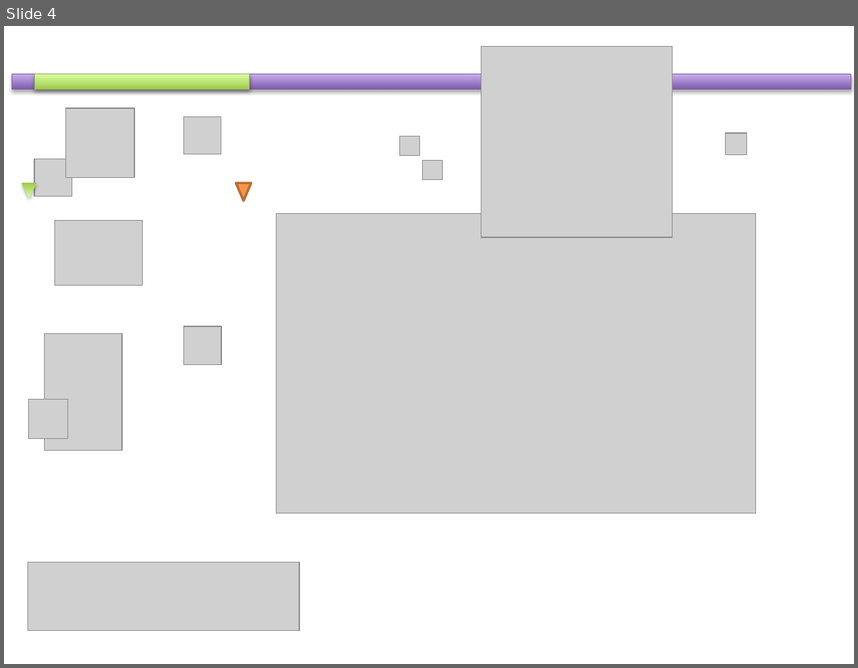
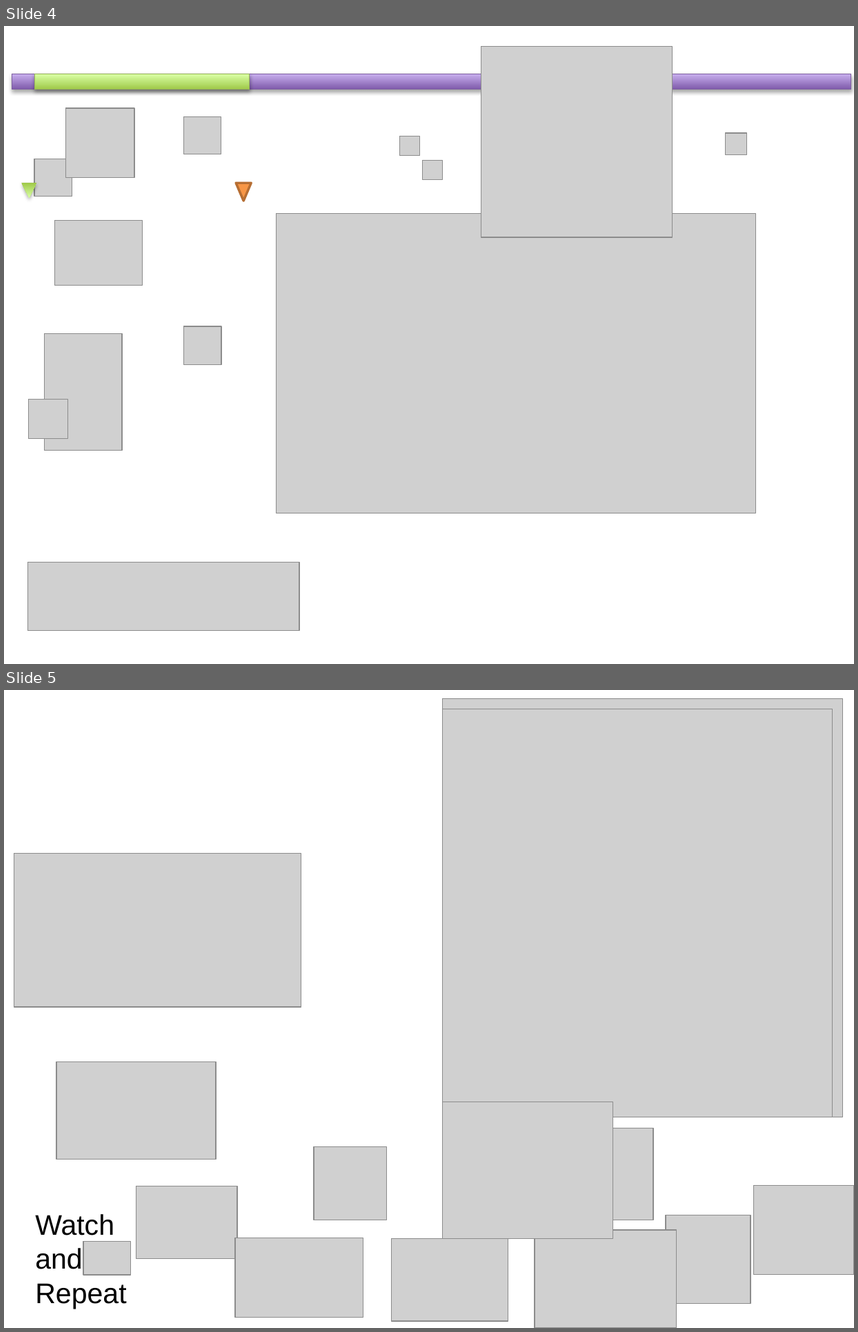
Before and after one commit to etayki/heyDude, a slide deck: GraphicDesign.pptx. Shown one above the other, each under a label of ours: slide 4 before the commit, slides 4 and 5 after it. The pictures are 858x668 and 858x1332 pixels, drawn with LibreOffice and Linux fonts; fonts in the diff are those of the drawing; grey boxes stand for pictures. Boxes give left, top, right and bottom in pixels: in the first picture for what was removed or moved away, otherwise in the second. Text is boxed around its words. In the diff, an @@ line names an element or a change of style, - is before the commit and + after.

```diff
--- a/GraphicDesign.pptx
+++ b/GraphicDesign.pptx
@@ slide 5 added at box(4, 690, 854, 1328), background #FFFFFF @@
@@ picture added at box(443, 698, 843, 1116) @@
@@ picture added at box(443, 709, 833, 1118) @@
@@ picture added at box(14, 854, 301, 1007) @@
@@ picture added at box(56, 1061, 217, 1159) @@
@@ picture added at box(443, 1101, 613, 1239) @@
@@ picture added at box(562, 1127, 653, 1220) @@
@@ picture added at box(313, 1147, 386, 1220) @@
@@ picture added at box(136, 1185, 238, 1258) @@
@@ picture added at box(754, 1185, 854, 1274) @@
@@ text added at box(35, 1214, 126, 1308), 24 pt, text #000000 @@
+Watch
+and
+Repeat
@@ picture added at box(665, 1214, 751, 1303) @@
@@ picture added at box(83, 1241, 131, 1275) @@
@@ picture added at box(235, 1237, 363, 1317) @@
@@ picture added at box(392, 1239, 508, 1321) @@
@@ picture added at box(535, 1230, 677, 1328) @@
```
Also in this commit, not shown: 1 slide changed, 1 slide removed, 3 other files.
